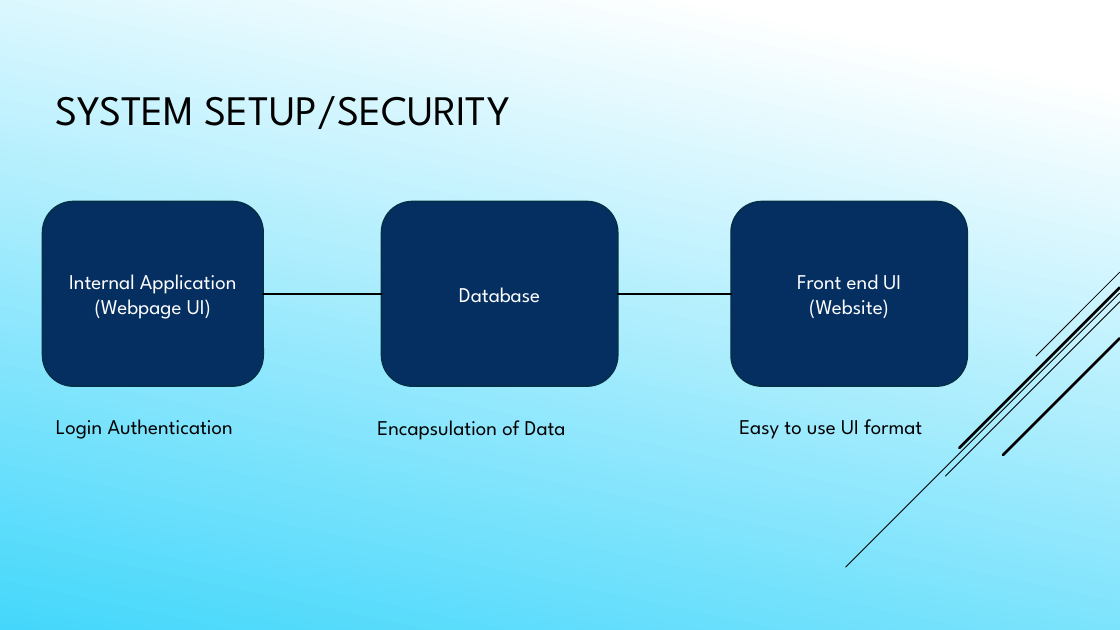
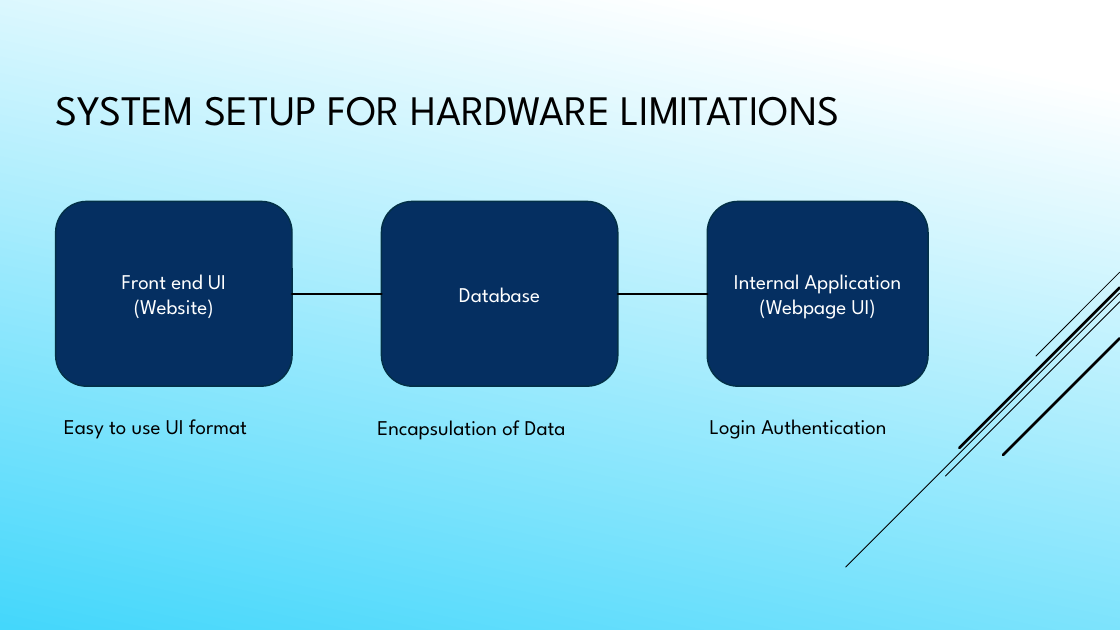
Before and after one commit to Daefikio/OOD2018Team2pro, a slide deck: slide 10 of Presentation Powerpoint.pptx (slide 7 before the commit). Drawn at 1120x630 pixels with LibreOffice and Linux fonts; fonts in the diff are those of the drawing. Boxes give left, top, right and bottom in pixels: in the first picture for what was removed or moved away, otherwise in the second. Text is boxed around its words. In the diff, an @@ line names an element or a change of style, - is before the commit and + after.

```diff
--- a/Presentation Powerpoint.pptx
+++ b/Presentation Powerpoint.pptx
@@ title at box(56, 96, 839, 126): text changed @@
-SYSTEM SETUP/SECURITY
+SYSTEM SETUP FOR HARDWARE LIMITATIONS
@@ rounded rectangle "Front end UI": place and size @@
-rounded rectangle "Front end UI" at box(731, 202, 967, 386)
+rounded rectangle "Front end UI" at box(55, 202, 292, 386)
@@ rounded rectangle "Internal Application": place and size @@
-rounded rectangle "Internal Application" at box(43, 202, 264, 386)
+rounded rectangle "Internal Application" at box(707, 202, 928, 386)
@@ line moved from (263, 294) - (381, 294) to (292, 294) - (381, 294) @@
@@ line moved from (618, 294) - (731, 294) to (618, 294) - (707, 294) @@
@@ text "Easy to use UI format": place and size @@
-text "Easy to use UI format" at box(739, 419, 922, 439)
+text "Easy to use UI format" at box(64, 419, 247, 439)
@@ text "Login Authentication": place and size @@
-text "Login Authentication" at box(56, 419, 233, 439)
+text "Login Authentication" at box(710, 419, 886, 439)
```
Also in this commit, not shown: 3 other slides changed, 1 slide added, 5 other files.
